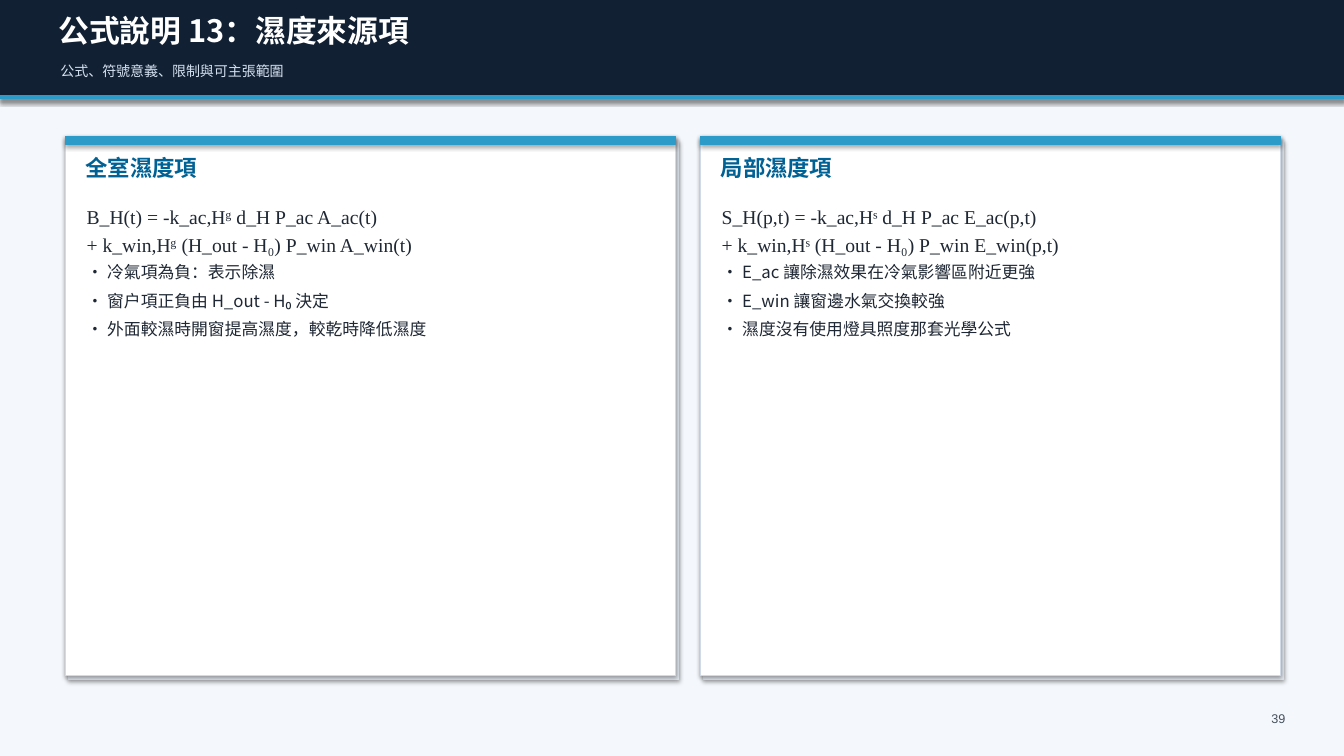
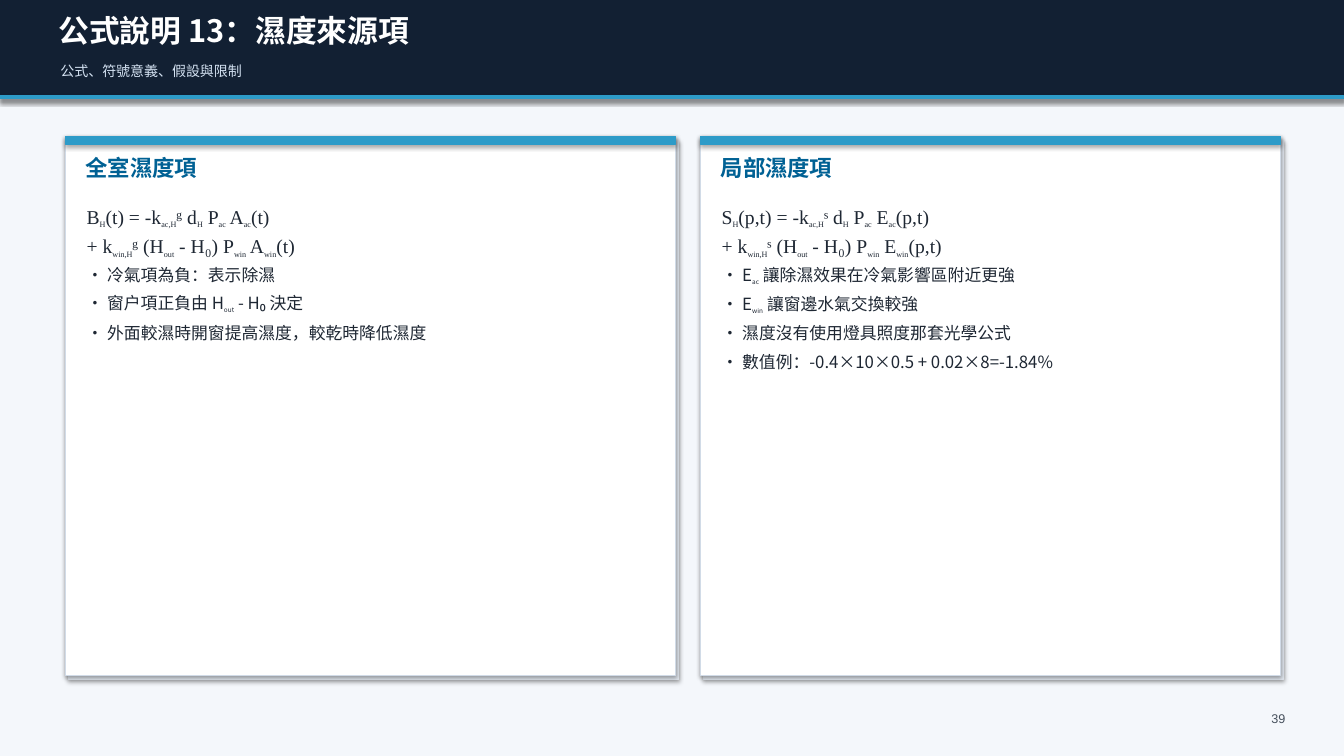
Before and after one commit to Yunitrish006006/A-Spatial-Digital-Twin-Prototype-for-Indoor-Spaces-with-Environmental-Factors, a slide deck: slide 39 of docs/papers/thesis/thesis_presentation_zh_30min.pptx. Drawn at 1344x756 pixels with LibreOffice and Linux fonts; fonts in the diff are those of the drawing. Boxes give left, top, right and bottom in pixels: in the first picture for what was removed or moved away, otherwise in the second. Text is boxed around its words. In the diff, an @@ line names an element or a change of style, - is before the commit and + after.

```diff
--- a/docs/papers/thesis/thesis_presentation_zh_30min.pptx
+++ b/docs/papers/thesis/thesis_presentation_zh_30min.pptx
@@ text at [60,64,241,77]: text changed @@
-公式、符號意義、限制與可主張範圍
+公式、符號意義、假設與限制
@@ text at [106,210,294,257]: text changed @@
-B_H(t) = -k_ac,Hᵍ d_H P_ac A_ac(t)
-+ k_win,Hᵍ (H_out - H₀) P_win A_win(t)
+BH(t) = -kac,Hᵍ dH Pac Aac(t)
++ kwin,Hᵍ (Hout - H₀) Pwin Awin(t)
@@ text at [738,210,1015,312]: text changed @@
-S_H(p,t) = -k_ac,Hˢ d_H P_ac E_ac(p,t)
-+ k_win,Hˢ (H_out - H₀) P_win E_win(p,t)
-• E_ac 讓除濕效果在冷氣影響區附近更強
-• E_win 讓窗邊水氣交換較強
+SH(p,t) = -kac,Hˢ dH Pac Eac(p,t)
++ kwin,Hˢ (Hout - H₀) Pwin Ewin(p,t)
+• Eac 讓除濕效果在冷氣影響區附近更強
+• Ewin 讓窗邊水氣交換較強
@@ text at [107,295,304,311]: text changed @@
-• 窗戶項正負由 H_out - H₀ 決定
+• 窗戶項正負由 Hout - H₀ 決定
@@ text at [742,354,1053,370]: paragraph added @@
+• 數值例：-0.4×10×0.5 + 0.02×8=-1.84%
```
Also in this commit, not shown: 32 other slides changed, 20 other files.
